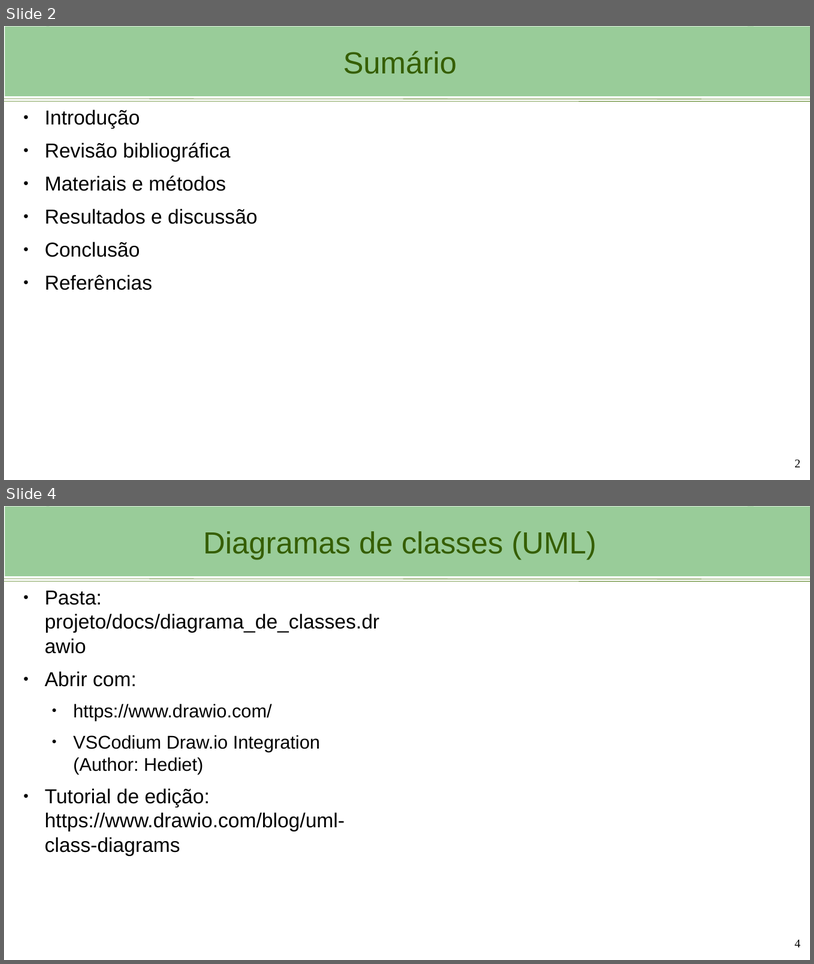
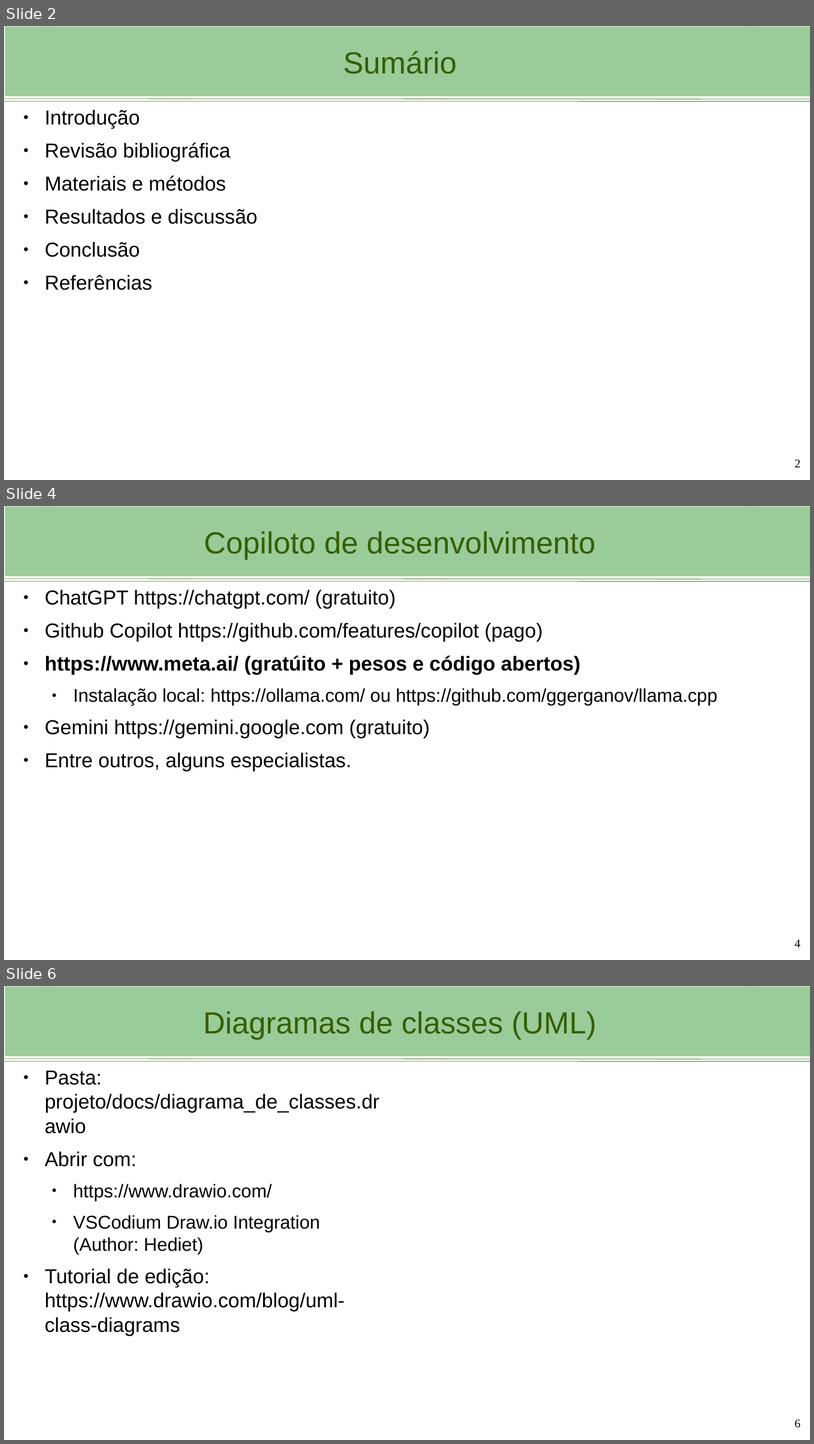
Before and after one commit to viniciusbrito1/progcart, a slide deck: aulas/Ambiente_de_desenvolvimento.odp. Shown one above the other, each under a label of ours: slides 2 and 4 before the commit, slides 2, 4 and 6 after it; the slides between them are not shown. The pictures are 814x964 and 814x1444 pixels, drawn with LibreOffice and Linux fonts; fonts in the diff are those of the drawing; background and template pictures are left out. Boxes give left, top, right and bottom in pixels: in the first picture for what was removed or moved away, otherwise in the second. Text is boxed around its words. In the diff, an @@ line names an element or a change of style, - is before the commit and + after.

```diff
--- a/aulas/Ambiente_de_desenvolvimento.odp
+++ b/aulas/Ambiente_de_desenvolvimento.odp
@@ slide 4 added at [4,506,810,960], background #FFFFFF; not listed: 4 template elements that a slide beside it also shows @@
@@ title added at [47,507,754,576], fill #99CC99, 36.3 pt, text #355E00 @@
+Copiloto de desenvolvimento
@@ text added at [45,589,717,771], 24 pt, text #000000 @@
+● ChatGPT https://chatgpt.com/ (gratuito)
+● Github Copilot https://github.com/features/copilot (pago)
+● https://www.meta.ai/ (gratúito + pesos e código abertos)
+  ● Instalação local: https://ollama.com/ ou https://github.com/ggerganov/llama.cpp
+● Gemini https://gemini.google.com (gratuito)
+● Entre outros, alguns especialistas.
@@ page number added at [795,939,801,947], 14 pt, text #000000 @@
+4
@@ what was slide 4 is now slide 6 @@
@@ page number at [795,1419,801,1428]: text changed @@
-4
+6
```
Also in this commit, not shown: 4 other slides added, 2 other files.
